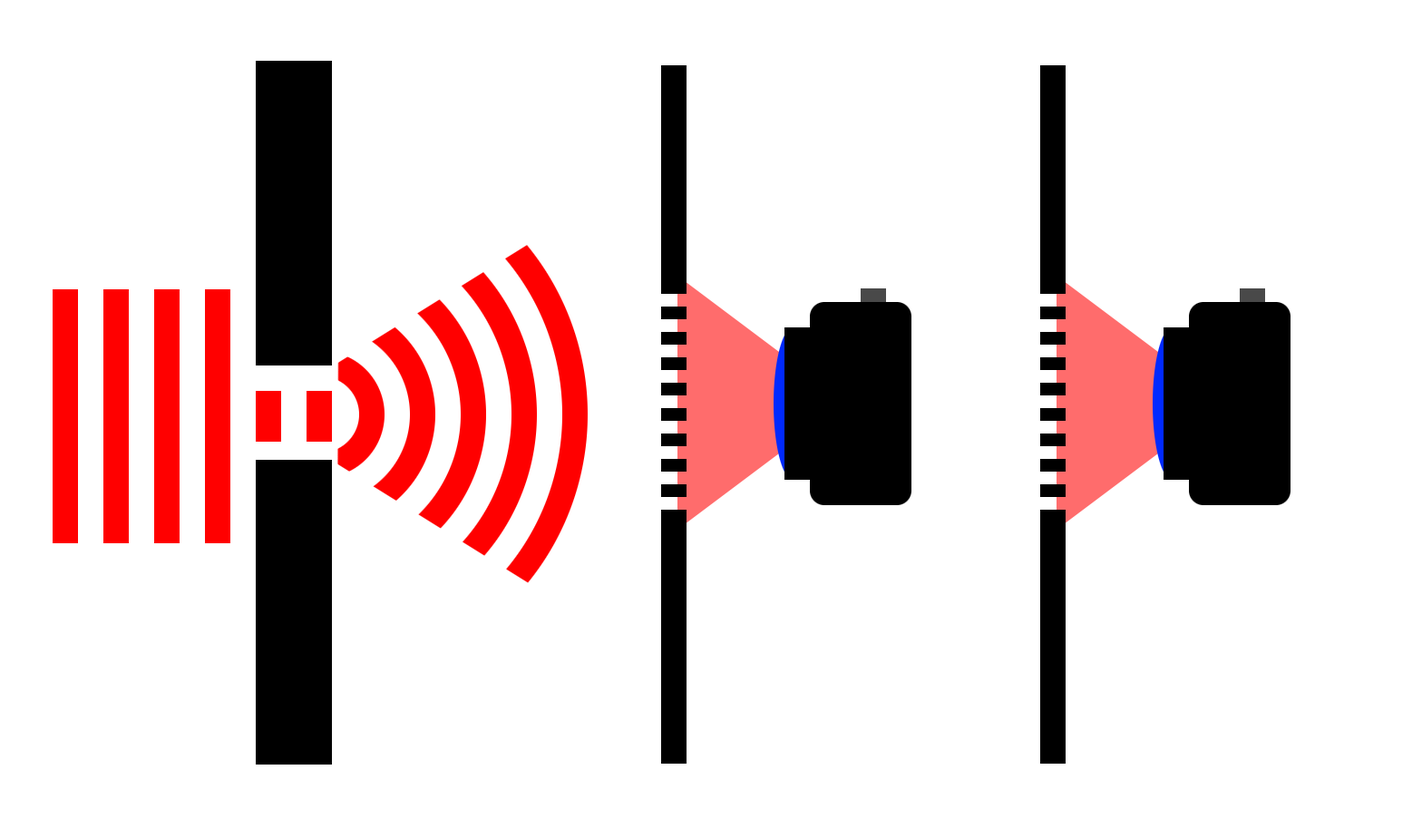
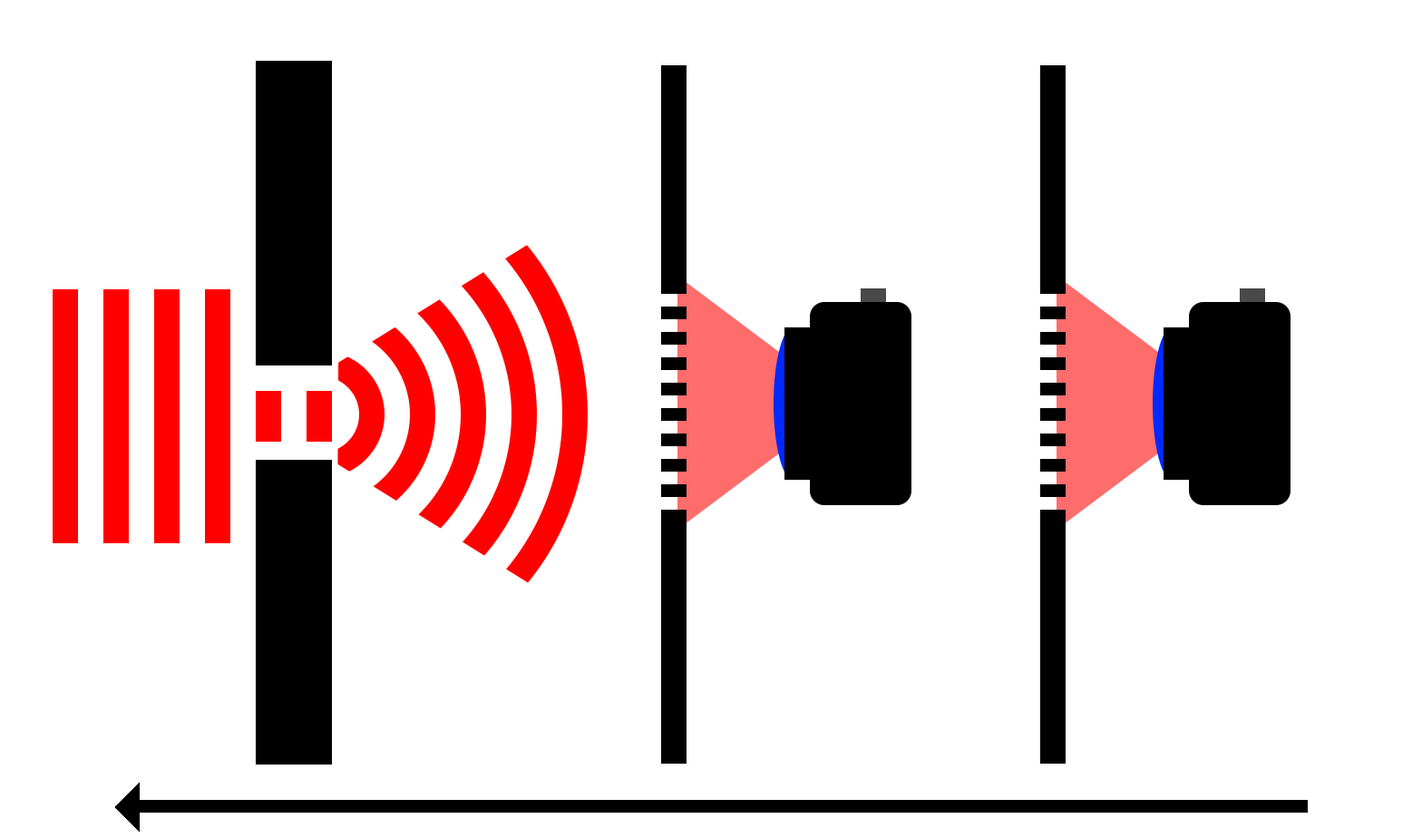
Comparing the layer stacks of the two 1422px x 838px images. Changes:
added layer "grating #5" above "grating #4" over [114, 781, 140, 833]
added layer "grating #4" above "Layer Group #2" over [139, 799, 1308, 813]
